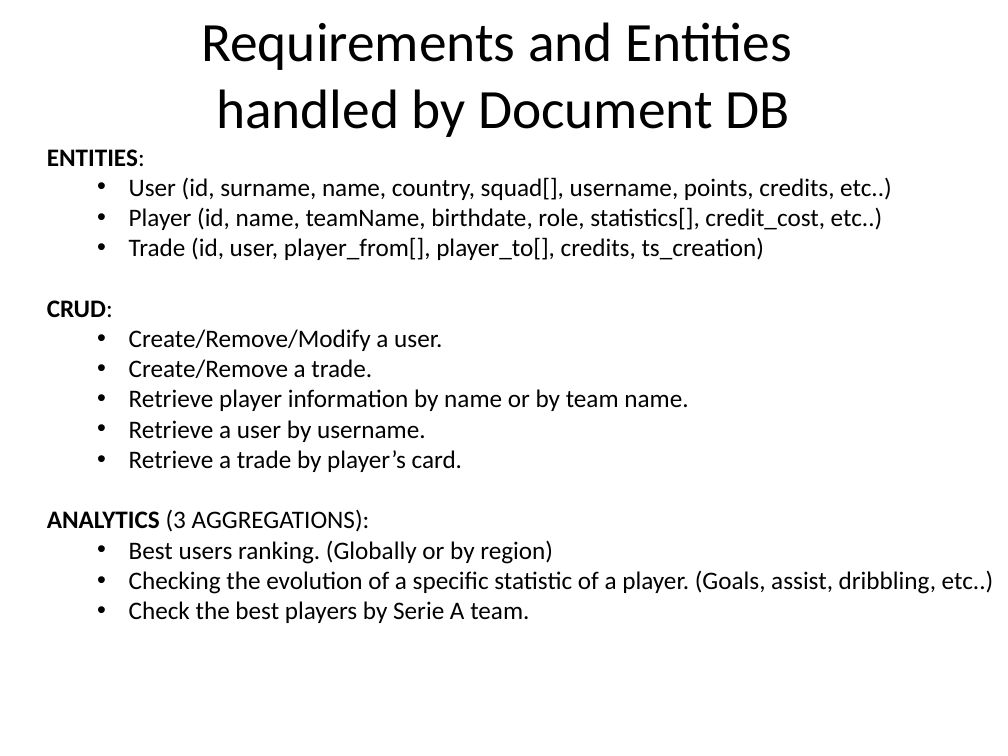
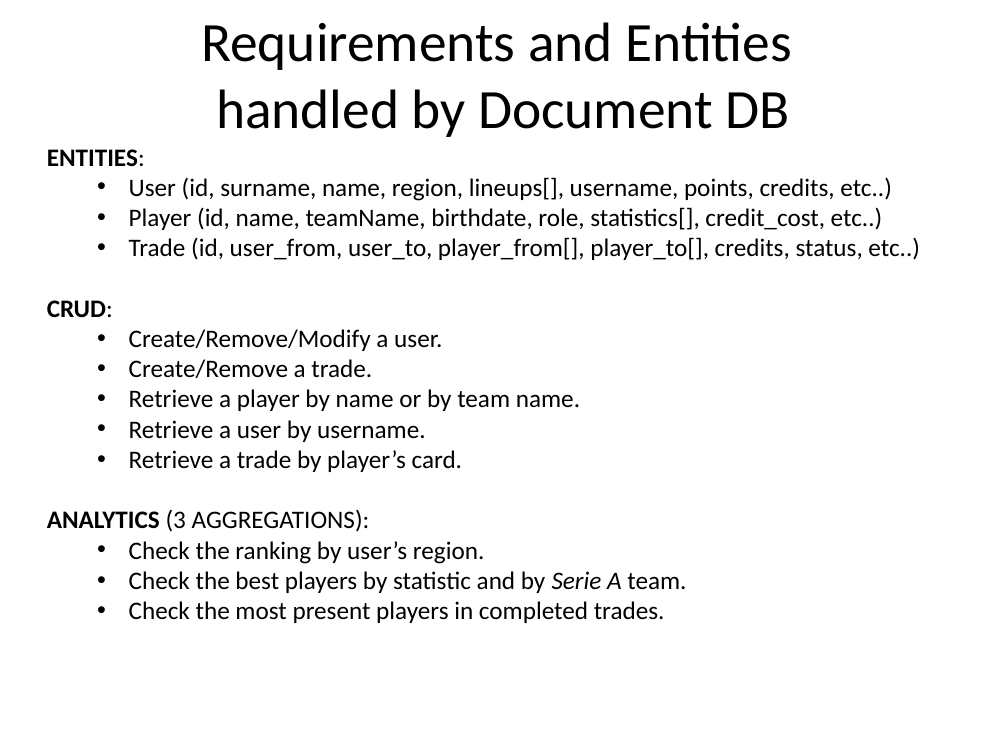
Before and after one commit to Plaza99/FantaManager, a slide deck: slide 7 of Documentation/Project Presentation.pptx. Drawn at 1008x756 pixels with LibreOffice and Linux fonts; fonts in the diff are those of the drawing; background and template pictures are left out. Boxes give left, top, right and bottom in pixels: in the first picture for what was removed or moved away, otherwise in the second. Text is boxed around its words. In the diff, an @@ line names an element or a change of style, - is before the commit and + after.

Commit message:
Update documentation

```diff
--- a/Documentation/Project Presentation.pptx
+++ b/Documentation/Project Presentation.pptx
@@ text at [129, 177, 892, 201]: text changed @@
-  • User (id, surname, name, country, squad[], username, points, credits, etc..)
+  • User (id, surname, name, region, lineups[], username, points, credits, etc..)
@@ text at [129, 237, 920, 260]: text changed @@
-  • Trade (id, user, player_from[], player_to[], credits, ts_creation)
+  • Trade (id, user_from, user_to, player_from[], player_to[], credits, status, etc..)
@@ text at [129, 389, 580, 411]: text changed @@
-  • Retrieve player information by name or by team name.
+  • Retrieve a player by name or by team name.
@@ text at [129, 541, 686, 623]: text changed @@
-  • Best users ranking. (Globally or by region)
-  • Checking the evolution of a specific statistic of a player. (Goals, assist, dribbling, etc..)
-  • Check the best players by Serie A team.
+  • Check the ranking by user’s region.
+  • Check the best players by statistic and by Serie A team.
+  • Check the most present players in completed trades.
```
Also in this commit, not shown: 4 other slides changed, 3 other files.
